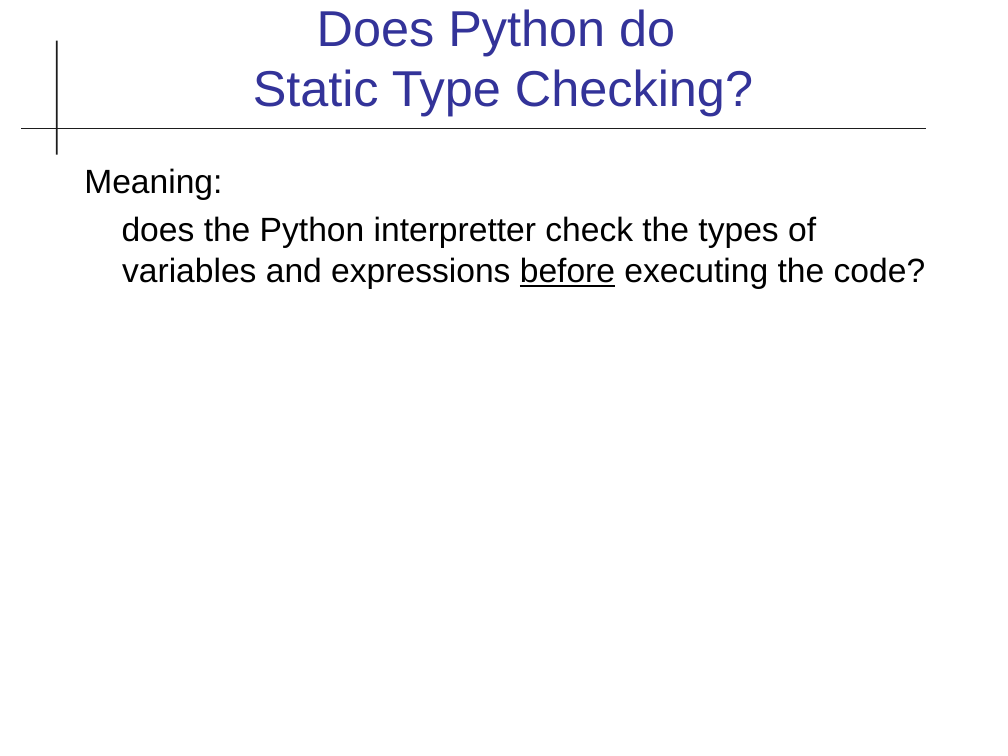
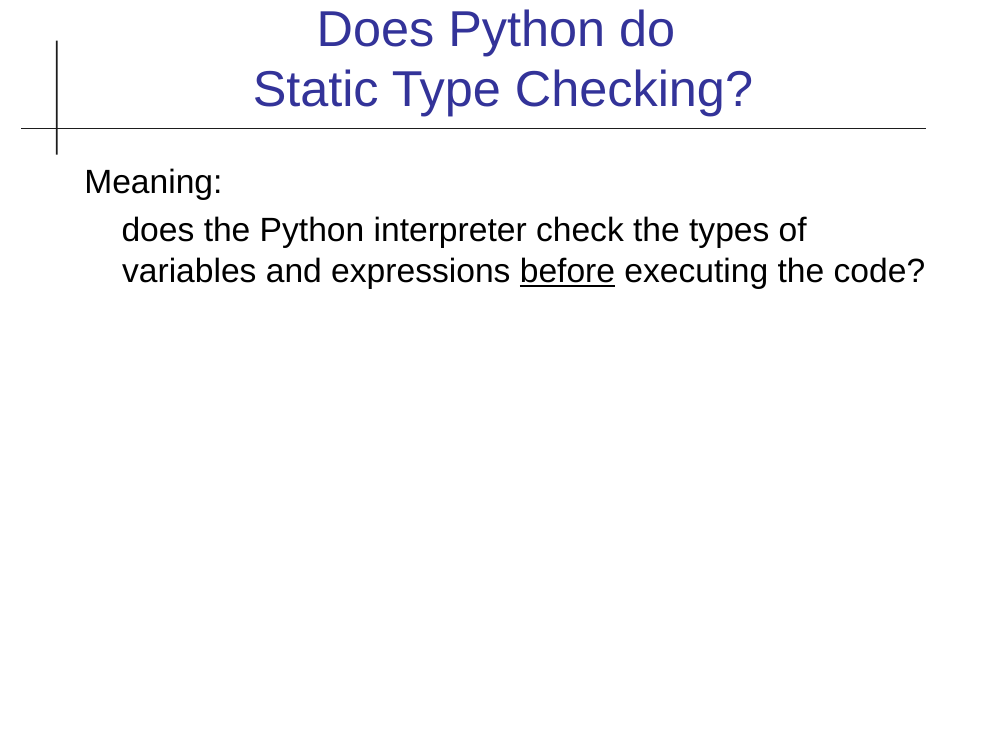
Before and after one commit to cpske/ISP, a slide deck: slide 7 of code-quality/Type-Checking.odp. Drawn at 1008x756 pixels with LibreOffice and Linux fonts; fonts in the diff are those of the drawing. Boxes give left, top, right and bottom in pixels: in the first picture for what was removed or moved away, otherwise in the second. Text is boxed around its words. In the diff, an @@ line names an element or a change of style, - is before the commit and + after.

Commit message:
fix type checking slides

```diff
--- a/code-quality/Type-Checking.odp
+++ b/code-quality/Type-Checking.odp
@@ text at (122,216,926,289): text changed @@
-does the Python interpretter check the types of variables and expressions before executing the code?
+does the Python interpreter check the types of variables and expressions before executing the code?
```
Also in this commit, not shown: 7 other slides changed, 1 slide added, 2 other files.
